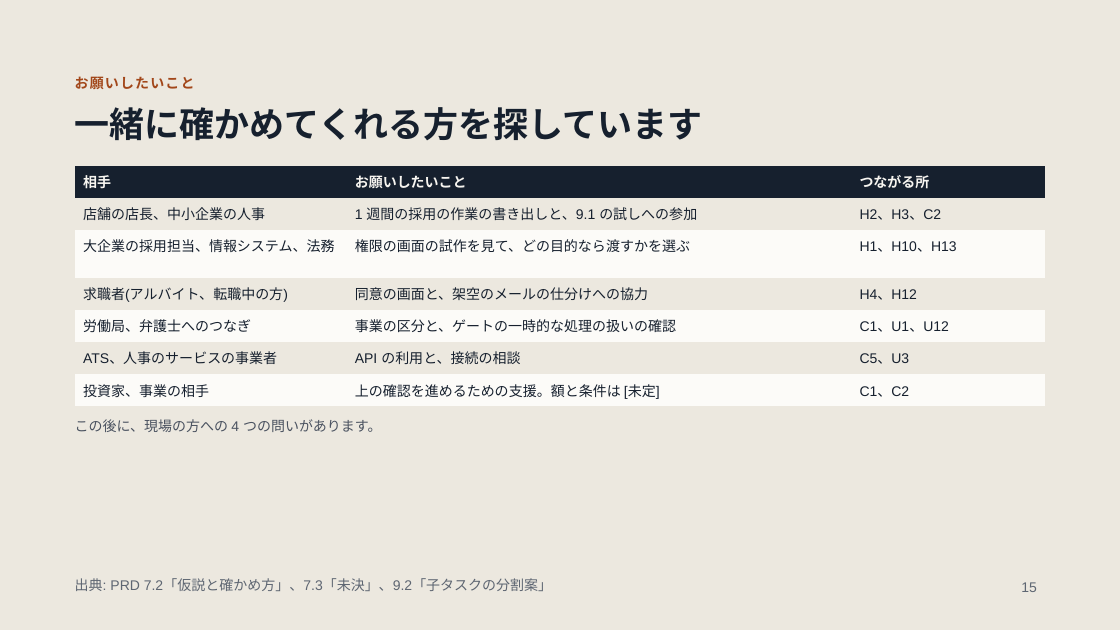
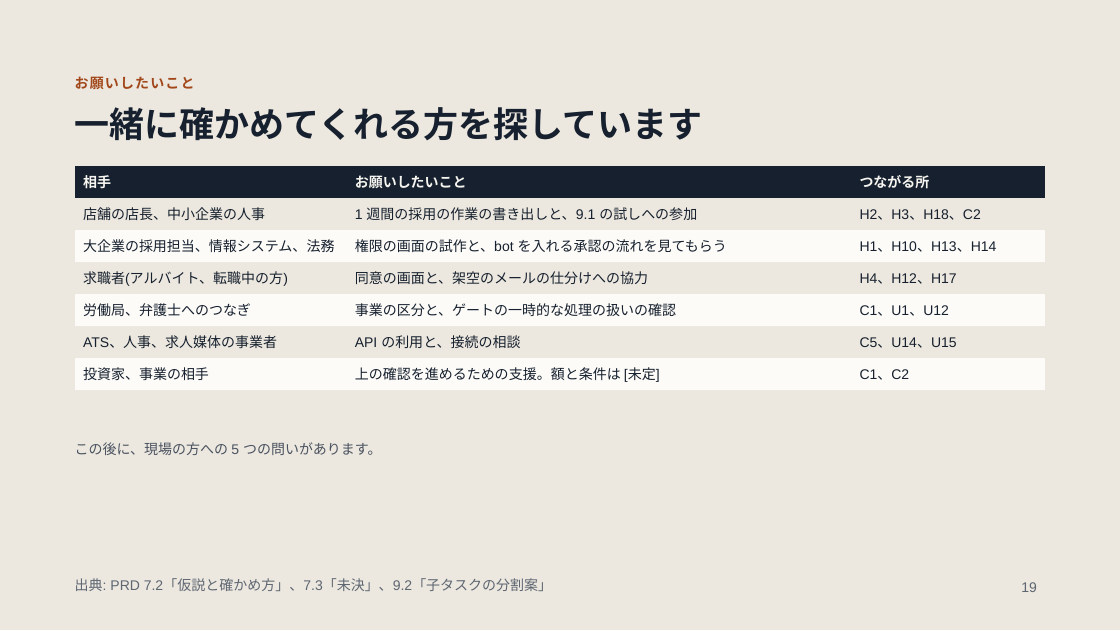
Before and after one commit to jyoka/hiring-os, a slide deck: slide 19 of docs/pitch/pitch.pptx (slide 15 before the commit). Drawn at 1120x630 pixels with LibreOffice and Linux fonts; fonts in the diff are those of the drawing. Boxes give left, top, right and bottom in pixels: in the first picture for what was removed or moved away, otherwise in the second. Text is boxed around its words. In the diff, an @@ line names an element or a change of style, - is before the commit and + after.

```diff
--- a/docs/pitch/pitch.pptx
+++ b/docs/pitch/pitch.pptx
@@ table at (x1=75, y1=166, x2=1046, y2=386) @@
-row 2, column 3: H2、H3、C2
+row 2, column 3: H2、H3、H18、C2
-row 3, column 2: 権限の画面の試作を見て、どの目的なら渡すかを選ぶ
+row 3, column 2: 権限の画面の試作と、bot を入れる承認の流れを見てもらう
-row 3, column 3: H1、H10、H13
+row 3, column 3: H1、H10、H13、H14
-row 4, column 3: H4、H12
+row 4, column 3: H4、H12、H17
-row 6, column 1: ATS、人事のサービスの事業者
+row 6, column 1: ATS、人事、求人媒体の事業者
-row 6, column 3: C5、U3
+row 6, column 3: C5、U14、U15
@@ text at (x1=75, y1=442, x2=381, y2=455): text changed @@
-この後に、現場の方への 4 つの問いがあります。
+この後に、現場の方への 5 つの問いがあります。
@@ page number at (x1=1021, y1=582, x2=1037, y2=592): text changed @@
-15
+19
```
Also in this commit, not shown: 11 other slides changed, 6 slides added, 3 other files.
